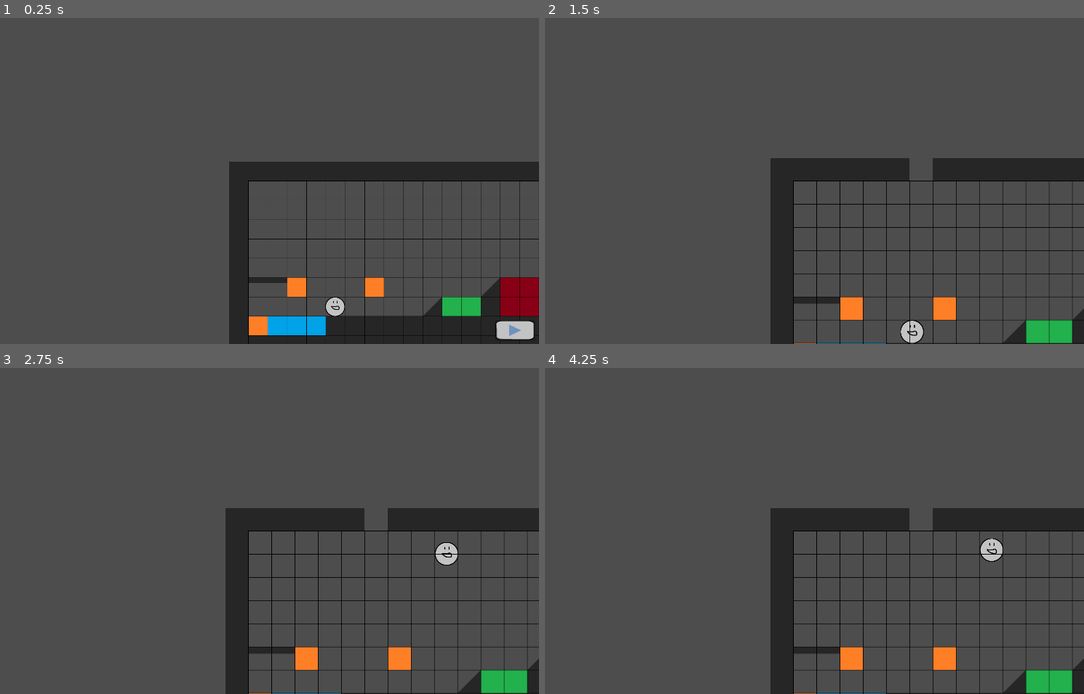
Above: before the commit, frames 1-4 (two rows, left to right).
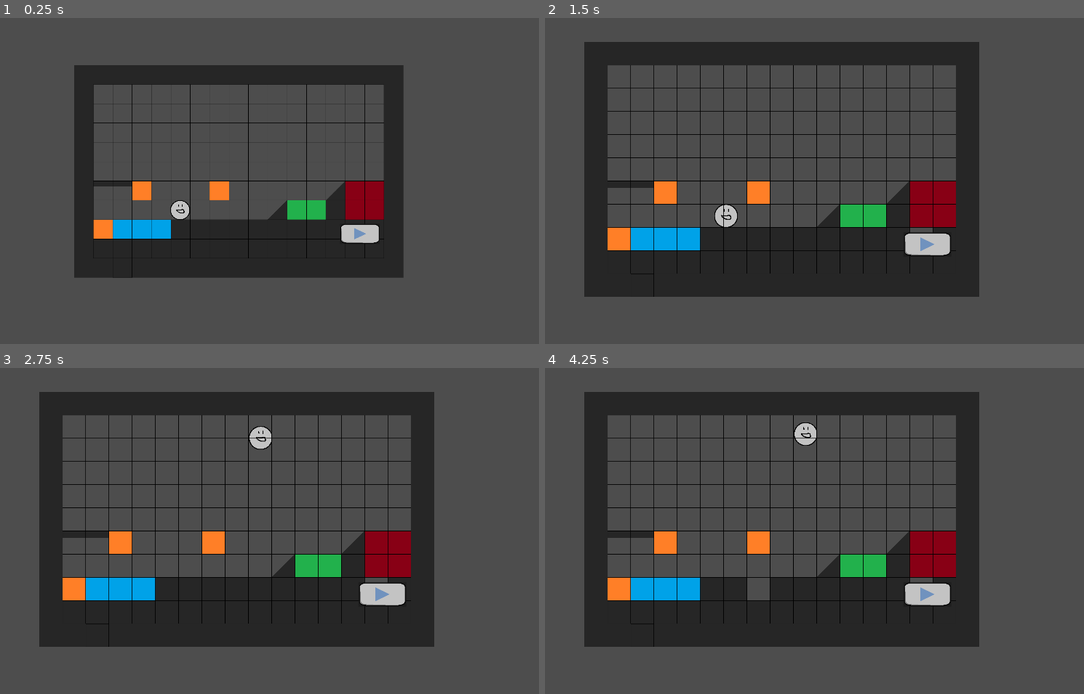
Above: after the commit, the same moments.

Repository: superwhack/levelsmith-platformer
Game: Godot game, scene res://Scenes/node_2d.tscn
Same seed, same stepped clock (60 frames per second), same inputs: the game is played once before the commit and once after it.
Inputs (mouse positions are in pixels of both pictures, inside the frame that each line leads up to; where the layout moved, square brackets give the same spot in the first picture):
- Up to frame 1 (0.25 s): no input
- Up to frame 2 (1.5 s): click (906, 233) [1062, 330] at 0.5 s; tap Enter at 1.25 s; move the mouse to (922, 164) at 1.27 s; hold Right (right) from 1.28 s (still down); tap Mouse wheel up (zoom_in) at 1.35 s; click (922, 164) at 1.42 s
- Up to frame 3 (2.75 s): keep holding Right (right); tap Space (jump) at 1.52, 2.27 s; tap Mouse wheel down (zoom_out) at 1.55, 2.1 s; move the mouse to (134, 547) at 2.02 s; tap Mouse wheel up (zoom_in) at 2.3 s
- Up to frame 4 (4.25 s): move the mouse to (852, 459) at 2.77 s; release Right (right) at 2.78 s; hold Left (left) 2.78-3.53 s; click (852, 459) at 2.85 s; tap Mouse wheel down (zoom_out) at 3.05 s; move the mouse to (765, 596) at 3.52 s; hold Right (right) from 3.53 s (still down); tap Mouse wheel up (zoom_in) at 3.6 s; click (765, 596) at 3.67 s; tap Space (jump) at 3.77 s

The runs differ from the first frame. In frame 1, 31% of the frame differs, in the area x 13-100%, y 14-100%; in frame 2, 36%, in the area x 7-100%, y 7-100%; in frame 3, 36%; in frame 4, 35%.

Commit message:
Camera zooming fixed. Camera clamping correct center of level
Camera zooming with mouse wheel is fixed
Camera now clamps to the center of the level from a Rect2 of the entire level.

Diff:
--- a/levelsmith-platformer/Scenes/node_2d.tscn
+++ b/levelsmith-platformer/Scenes/node_2d.tscn
@@ -146,8 +146,9 @@
 process_mode = 3
 script = ExtResource("3_gwne5")
 
-[node name="Camera2D" type="Camera2D" parent="." unique_id=1853583019]
+[node name="Camera2D" type="Camera2D" parent="." unique_id=1853583019 node_paths=PackedStringArray("tileSet")]
 script = ExtResource("4_fg7i4")
+tileSet = NodePath("../TileMapLayer")
 
 [node name="CharacterBody2D" type="CharacterBody2D" parent="." unique_id=1377222558]
 position = Vector2(573, 833)
--- a/levelsmith-platformer/Scripts/CameraManager.gd
+++ b/levelsmith-platformer/Scripts/CameraManager.gd
@@ -14,9 +14,10 @@
 @export var zoomSpeed: float = 0.1;
 @export var maxZoomOut: float = 0.5;
 @export var maxZoomIn: float = 3.0;
-# Grid bounds
-@export var gridMinPos: Vector2 = Vector2(-1000, -1000);
-@export var gridMaxPos: Vector2 = Vector2(1000, 1000);
+
+# Tilemap bound
+@export var tileSet: TileMapLayer
+var level_bounds: Rect2
 
 # Current game state
 var gameState: State = State.EDIT;
@@ -29,8 +30,9 @@
 func _ready() -> void:
 	make_current();
 
-	# Center camera on grid
-	position = (gridMinPos + gridMaxPos) / 2.0;
+	# Center camera on rect2 of the entire level
+	level_bounds = get_level_bounds()
+	position = level_bounds.get_center()
 
 	# Start zoomed out
 	zoom = Vector2.ONE * maxZoomOut;
@@ -57,7 +59,7 @@
 		State.PLAY:
 			process_player_camera(delta)
 
-	clamp_camera_to_grid()
+	clamp_camera_to_level()
 
 
 ## Changes the current camera state
@@ -143,18 +145,29 @@
 		maxZoomIn
 	);
 
+## Calculates the world-space bounding rectangle of all occupied tiles in the TileMapLayer
+## Returns a Rect2 in global coordinates representing the level's outer boundaries
+func get_level_bounds() -> Rect2:
+	var used_rect: Rect2i = tileSet.get_used_rect()
 
-## Prevents the camera from leaving the grid
-func clamp_camera_to_grid() -> void:
+	# Convert tile coords to world coords
+	var top_left: Vector2 = tileSet.to_global(tileSet.map_to_local(used_rect.position))
+	var bottom_right: Vector2 = tileSet.to_global(tileSet.map_to_local(used_rect.position + used_rect.size))
+
+	return Rect2(top_left, bottom_right - top_left)
+
+## Prevents the camera from leaving the level
+func clamp_camera_to_level() -> void:
+	var half_screen: Vector2 = get_viewport_rect().size * 0.5 * zoom
 
 	position.x = clamp(
 		position.x,
-		gridMinPos.x,
-		gridMaxPos.x
-	);
+		level_bounds.position.x + half_screen.x,
+		level_bounds.position.x + level_bounds.size.x - half_screen.x
+	)
 
 	position.y = clamp(
 		position.y,
-		gridMinPos.y,
-		gridMaxPos.y
-	);
+		level_bounds.position.y + half_screen.y,
+		level_bounds.position.y + level_bounds.size.y - half_screen.y
+	)
